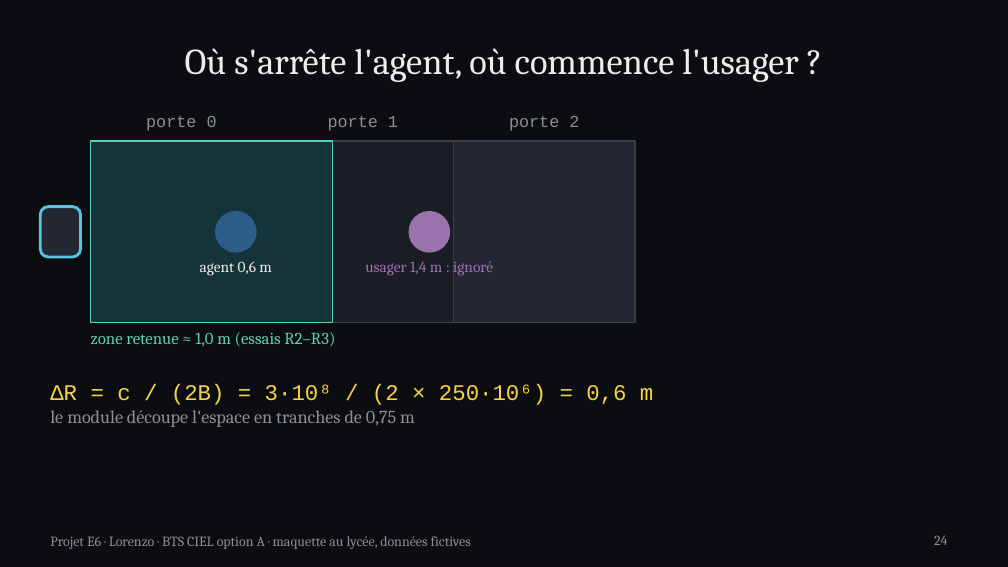
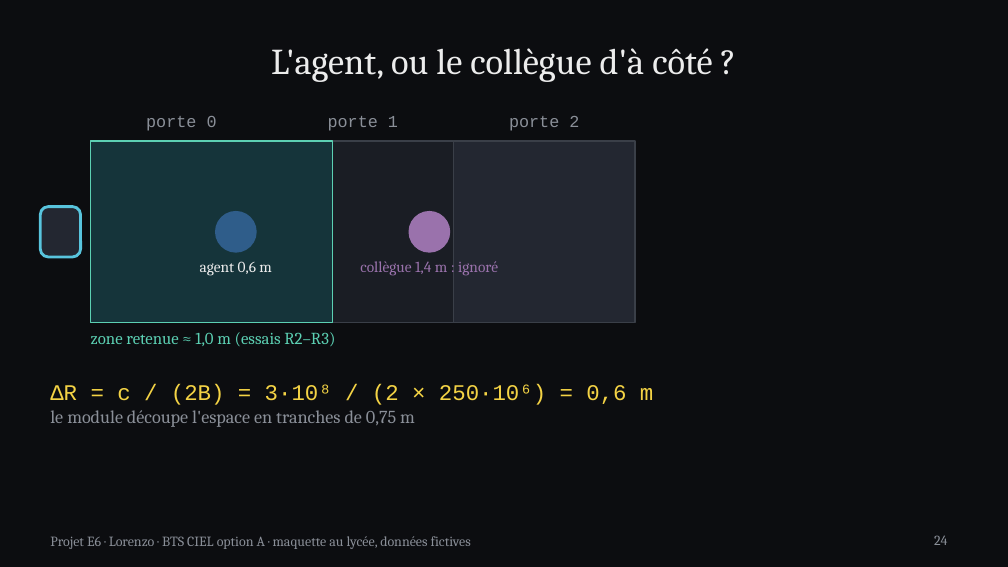
Before and after one commit to bachir151/projet-E6, a slide deck: slide 24 of Projet apprenti 3/livrables/powerpoint-3b1b/Projet_E6_Lorenzo_3b1b.pptx. Drawn at 1008x567 pixels with LibreOffice and Linux fonts; fonts in the diff are those of the drawing. Boxes give left, top, right and bottom in pixels: in the first picture for what was removed or moved away, otherwise in the second. Text is boxed around its words. In the diff, an @@ line names an element or a change of style, - is before the commit and + after.

```diff
--- a/Projet apprenti 3/livrables/powerpoint-3b1b/Projet_E6_Lorenzo_3b1b.pptx
+++ b/Projet apprenti 3/livrables/powerpoint-3b1b/Projet_E6_Lorenzo_3b1b.pptx
@@ title at [271, 48, 712, 82]: text changed @@
-Où s'arrête l'agent, où commence l'usager ?
+L'agent, ou le collègue d'à côté ?
@@ text at [360, 261, 498, 276]: text changed @@
-usager 1,4 m : ignoré
+collègue 1,4 m : ignoré
```
Also in this commit, not shown: 6 other slides changed, 12 other files.
